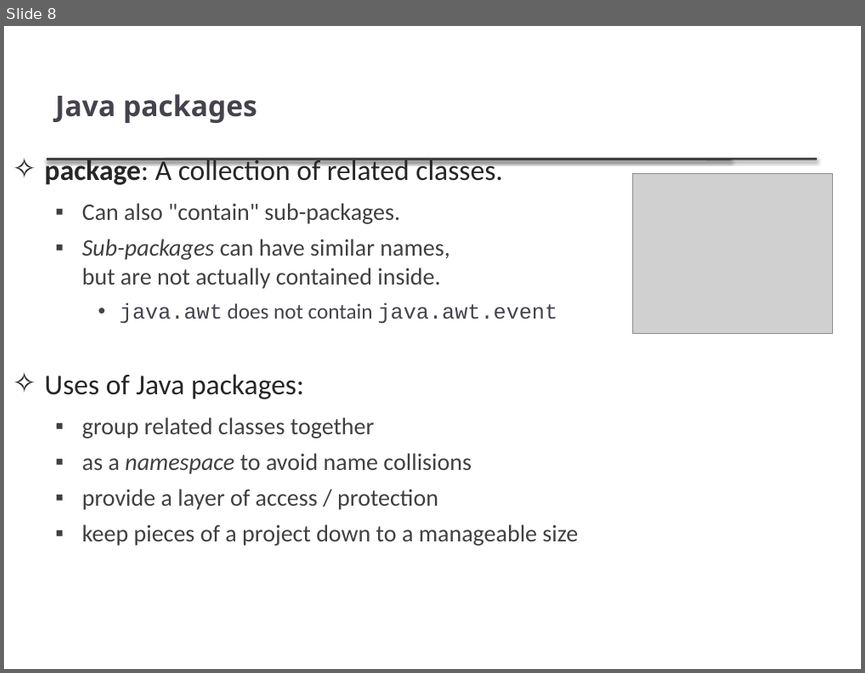
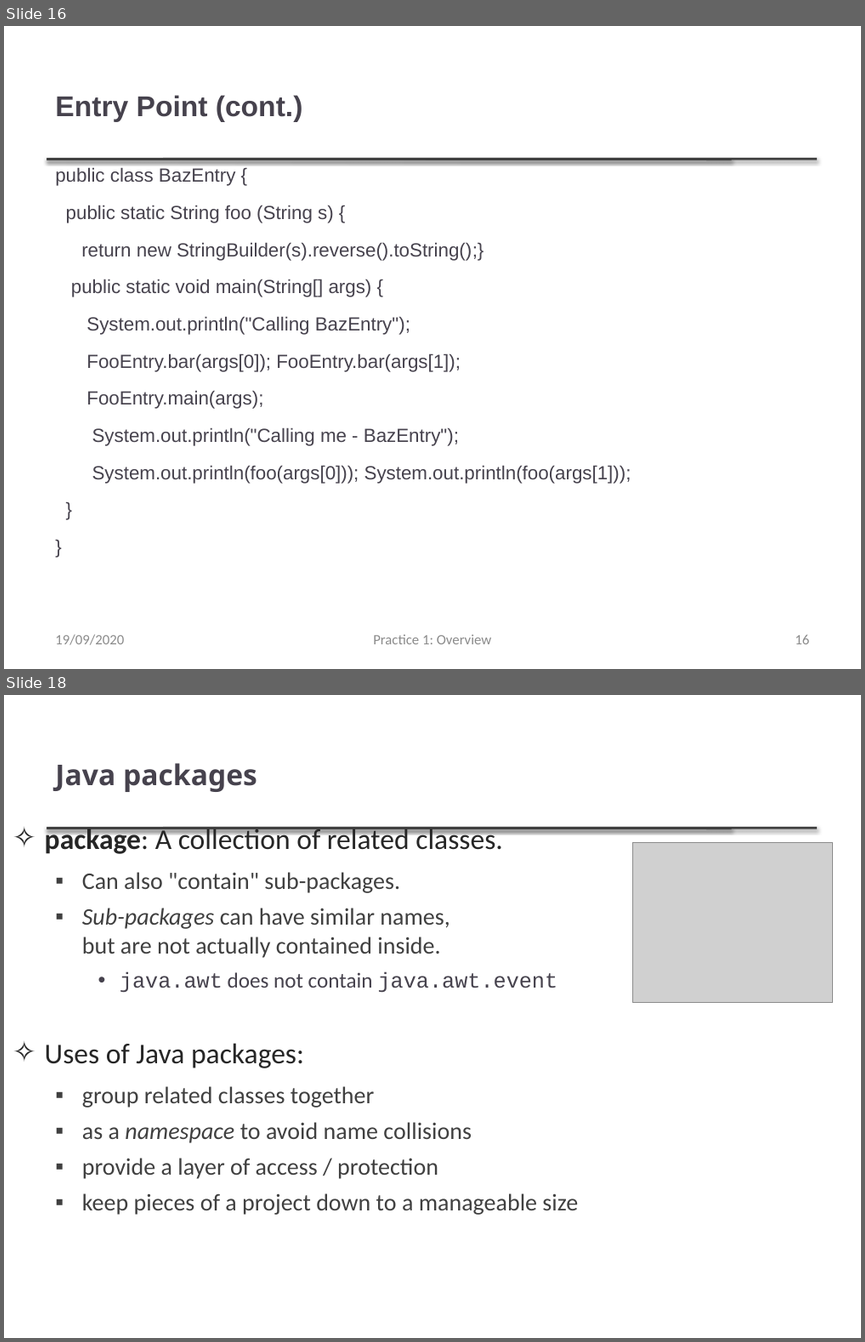
Before and after one commit to thanqminh/thanqminh.github.io, a slide deck: courses/oopjava/lecture1.pptx. Shown one above the other, each under a label of ours: slide 8 before the commit, slides 16 and 18 after it; the slides between them are not shown. The pictures are 865x673 and 865x1342 pixels, drawn with LibreOffice and Linux fonts; fonts in the diff are those of the drawing; grey boxes stand for pictures. Boxes give left, top, right and bottom in pixels: in the first picture for what was removed or moved away, otherwise in the second. Text is boxed around its words. In the diff, an @@ line names an element or a change of style, - is before the commit and + after.

```diff
--- a/courses/oopjava/lecture1.pptx
+++ b/courses/oopjava/lecture1.pptx
@@ slide 16 added at (4,26,861,669), background #FFFFFF; not listed: 2 template elements that a slide beside it also shows @@
@@ title added at (55,95,303,122), 24 pt, text #46424D, bold @@
+Entry Point (cont.)
@@ text added at (55,167,631,483), 16 pt, text #46424D @@
+public class BazEntry {
+public static String foo (String s) {
+return new StringBuilder(s).reverse().toString();}
+public static void main(String[] args) {
+System.out.println("Calling BazEntry");
+FooEntry.bar(args[0]); FooEntry.bar(args[1]);
+FooEntry.main(args);
+System.out.println("Calling me - BazEntry");
+System.out.println(foo(args[0])); System.out.println(foo(args[1]));
+}
+}
@@ text added at (55,634,124,645), 12 pt, text #8C8C8C @@
+19/09/2020
@@ text added at (373,634,492,644), 12 pt, text #8C8C8C @@
+Practice 1: Overview
@@ page number added at (794,635,809,644), 12 pt, text #8C8C8C @@
+16
@@ what was slide 8 is now slide 18 @@
```
Also in this commit, not shown: 6 slides changed, 10 other slides added, 9 slides removed, 20 other files.
